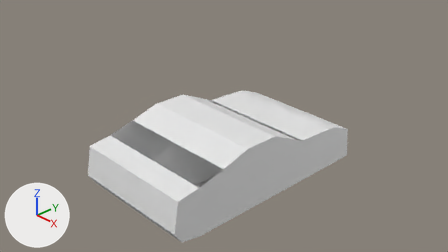
Renders of the Blender file blender/blender/testcar.blend from each side of a commit.
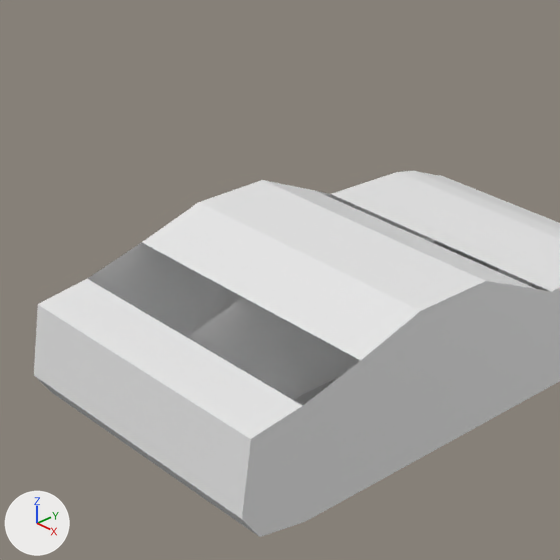
Each version is shown from the file's camera 'Camera', then close up on the part from 17% to 68% of the width and 8% to 100% of the height. Every picture has the same lights, and +X, +Y and +Z are marked at lower left.

The older version as bpy lines, for what is in view:
```python
me_cube = bpy.data.meshes.new('Cube')
me_cube.from_pydata(...)  # 112 vertices, 101 faces; spans x 0.0..0.84, y -8.52..2.61, z -1.0..1.84
me_cube.materials.append(mat_material)  # white #e7e7e7
# before: 12 (0.84, -5.9, 1.45) at pixel (360, 360), 15 (0.0, -5.9, 1.45) at pixel (243, 297), 16 (0.84, -7.18, 1.14) at pixel (302, 405), 19 (0.0, -7.18, 1.14) at pixel (186, 337), 98 (0.0, -6.51, 1.3) at pixel (216, 316)
# before: 99 (0.84, -6.51, 1.3) at pixel (333, 381)
ob_cube = bpy.data.objects.new('Cube', me_cube)
ob_cube.location = (0.0, 1.181, -0.611)
ob_cube.scale = (1.43, 0.393, 0.42)
_m = ob_cube.modifiers.new('Mirror', 'MIRROR')
_m.use_clip = True
```
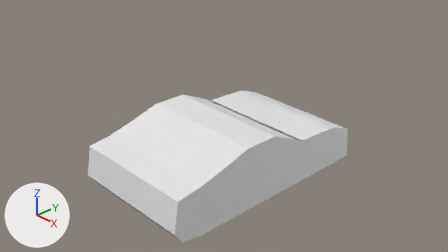
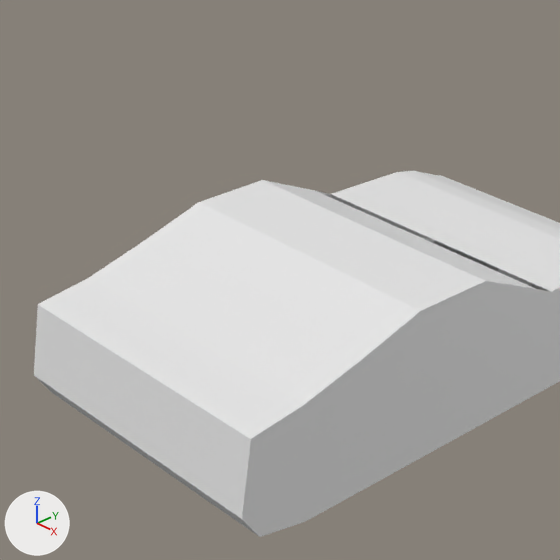
Location of each change, [x1, y1, x2, y2] in pixels of the close-ups (560 x 560 px):
part 1 of me_cube, added: after [87, 242, 361, 406]

The change, as a diff of the scene's bpy script:
```diff
--- a/blender/blender/testcar.blend.py
+++ b/blender/blender/testcar.blend.py
@@ me_cube @@
 me_cube.from_pydata(...)  # 112 vertices, 101 faces; spans x 0.0..0.84, y -8.52..2.61, z -1.0..1.84
 # used by ob_cube; location = (0.0, 1.181, -0.611); scale = (1.43, 0.393, 0.42)
 # verts and faces of me_cube; kept vertices keep their numbers, new ones are numbered from 112
+# me_cube part 1
+faces += [(12, 15, 98, 99), (16, 99, 98, 19)]
 me_cube.materials.append(mat_material)
```
